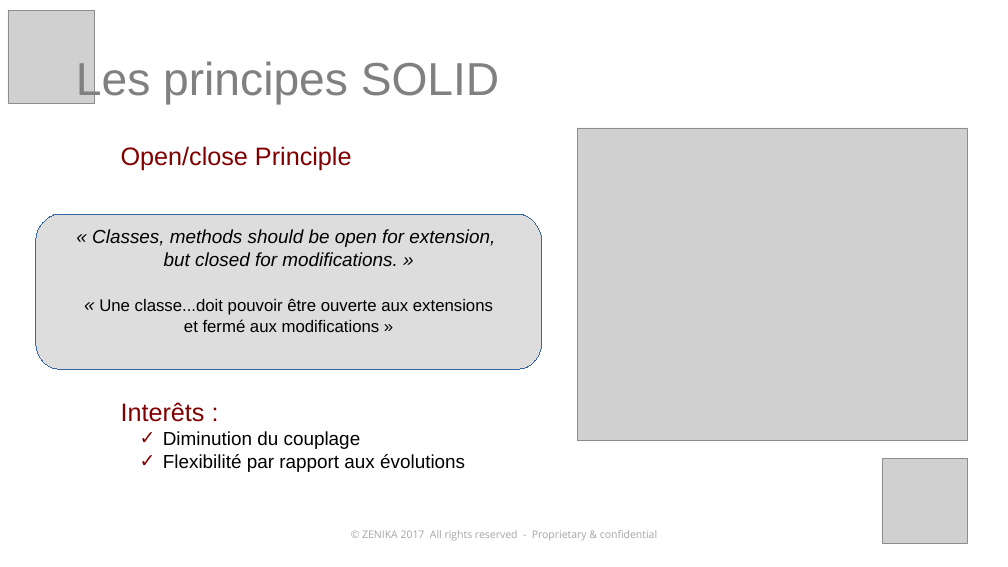
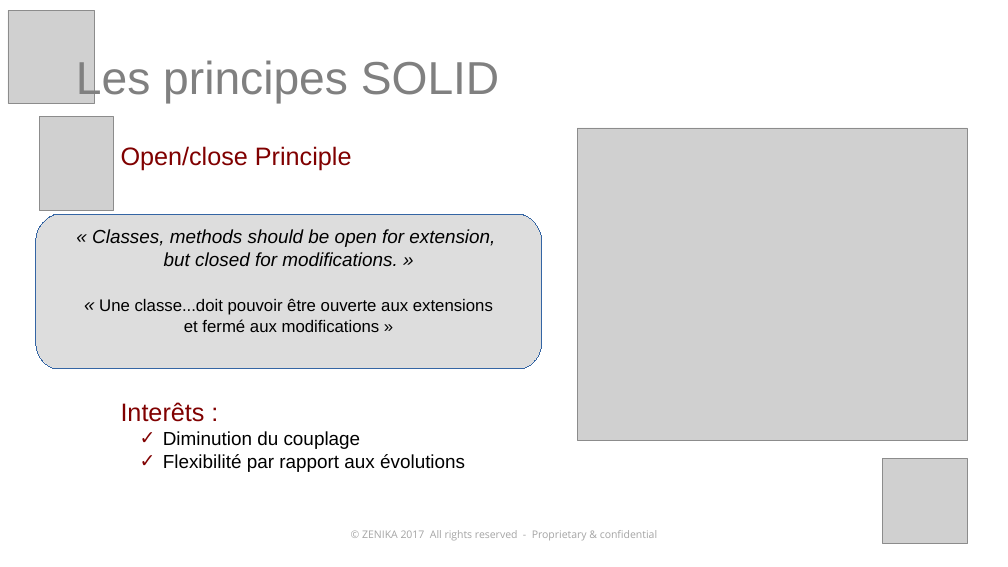
Before and after one commit to kronann/solid-dinosaur, a slide deck: slide 9 of solid-workshop.pptx (slide 8 before the commit). Drawn at 1008x567 pixels with LibreOffice and Linux fonts; fonts in the diff are those of the drawing; grey boxes stand for pictures. Boxes give left, top, right and bottom in pixels: in the first picture for what was removed or moved away, otherwise in the second. Text is boxed around its words. In the diff, an @@ line names an element or a change of style, - is before the commit and + after.

```diff
--- a/solid-workshop.pptx
+++ b/solid-workshop.pptx
@@ picture added at [39,117,113,211] @@
@@ freeform shape "« Classes, methods should be ..." at [36,215,541,370]: outline redrawn @@
```
Also in this commit, not shown: 10 other slides changed, 5 slides added, 3 slides removed.
